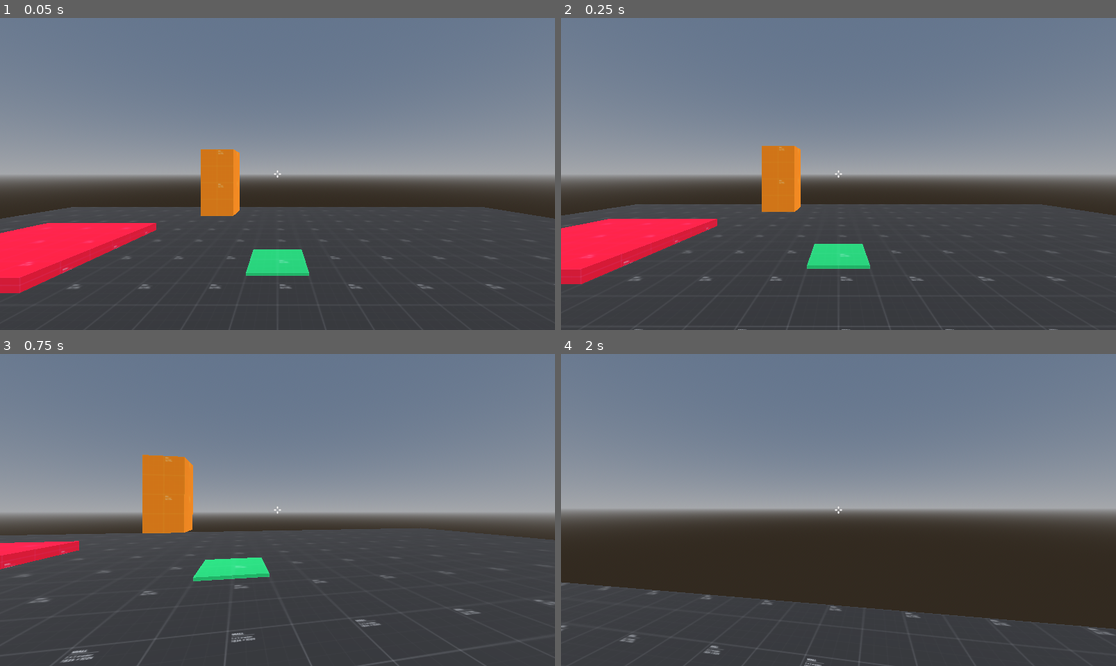
Above: before the commit, frames 1-4 (two rows, left to right).
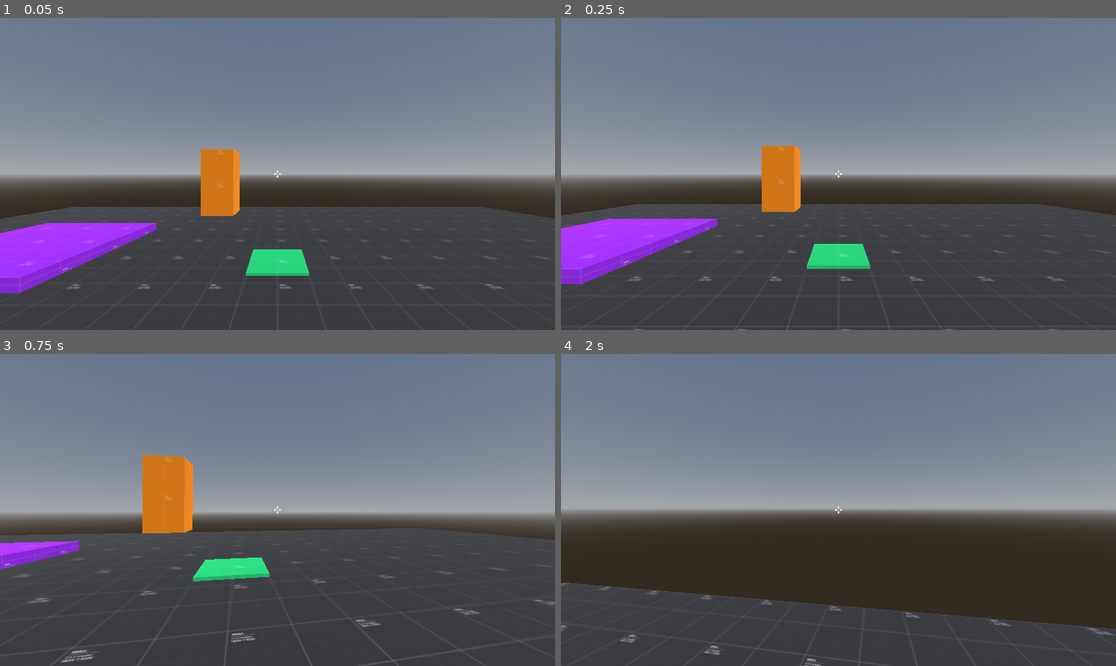
Above: after the commit, the same moments.

Repository: Tresillo/FlawedPhantasms
Game: Godot game, scene res://Scenes/main.tscn
Two runs of this game, one before a commit and one after it. Both use one fixed random seed, a clock stepped at 60 frames per second and the inputs below.
Inputs (mouse positions are in pixels of both pictures, inside the frame that each line leads up to):
- Up to frame 1 (0.05 s): no input
- Up to frame 2 (0.25 s): no input
- Up to frame 3 (0.75 s): tap Enter at 0.5 s; move the mouse to (305, 510) at 0.52 s; hold W (move_forward) from 0.53 s (still down); hold Ctrl (crouch) from 0.53 s (still down)
- Up to frame 4 (2 s): keep holding W (move_forward); tap Space (jump) at 0.77, 1.52 s; move the mouse to (810, 510) at 1.27 s; release Ctrl (crouch) at 1.28 s; click (810, 510) at 1.35 s

The runs differ from the first frame. In frame 1, 3.7% of the frame differs, in the area x 0-29%, y 65-89%; in frame 2, 3.5%; in frame 3, 0.8%; in frame 4, nothing differs.

Commit message:
Changed visibility mask when changing player

Diff:
--- a/Prefabs/Button.tscn
+++ b/Prefabs/Button.tscn
@@ -15,6 +15,7 @@
 
 [node name="Button" type="StaticBody3D"]
 script = ExtResource("1_12ake")
+visibility_flags = 1
 
 [node name="MeshInstance3D" type="MeshInstance3D" parent="."]
 transform = Transform3D(1, 0, 0, 0, 1, 0, 0, 0, 1, 0, 0.05, 0)
--- a/Prefabs/Door.tscn
+++ b/Prefabs/Door.tscn
@@ -7,7 +7,6 @@
 
 [sub_resource type="BoxShape3D" id="BoxShape3D_s64ro"]
 resource_local_to_scene = true
-size = Vector3(1, 2, 1)
 
 [sub_resource type="StandardMaterial3D" id="StandardMaterial3D_a435a"]
 resource_local_to_scene = true
@@ -17,7 +16,6 @@
 [sub_resource type="BoxMesh" id="BoxMesh_y3aqa"]
 resource_local_to_scene = true
 material = SubResource("StandardMaterial3D_a435a")
-size = Vector3(1, 2, 1)
 
 [sub_resource type="ShaderMaterial" id="ShaderMaterial_j35qi"]
 resource_local_to_scene = true
@@ -27,7 +25,6 @@
 
 [sub_resource type="BoxMesh" id="BoxMesh_56by1"]
 resource_local_to_scene = true
-size = Vector3(1, 2, 1)
 
 [sub_resource type="ShaderMaterial" id="ShaderMaterial_mt6bf"]
 resource_local_to_scene = true
@@ -37,11 +34,11 @@
 
 [sub_resource type="BoxMesh" id="BoxMesh_eii0i"]
 resource_local_to_scene = true
-size = Vector3(1, 2, 1)
 
 [node name="Door" type="AnimatableBody3D"]
 script = ExtResource("1_2eu81")
 display_material = ExtResource("2_uuxgq")
+visibility_flags = 1
 
 [node name="CollisionShape3D" type="CollisionShape3D" parent="."]
 shape = SubResource("BoxShape3D_s64ro")
--- a/Prefabs/Player.tscn
+++ b/Prefabs/Player.tscn
@@ -34,6 +34,7 @@
 script = ExtResource("1_ylgb0")
 
 [node name="MeshInstance3D" type="MeshInstance3D" parent="."]
+layers = 1048575
 mesh = SubResource("CapsuleMesh_8iuk3")
 
 [node name="CameraMarker" type="Marker3D" parent="."]
--- a/Scenes/main.tscn
+++ b/Scenes/main.tscn
@@ -1,11 +1,14 @@
-[gd_scene load_steps=15 format=3 uid="uid://c4nwd8easbfil"]
+[gd_scene load_steps=21 format=3 uid="uid://c4nwd8easbfil"]
 
 [ext_resource type="Material" path="res://Assets/Placeholder/ph_mat_dark.tres" id="1_fgs6r"]
 [ext_resource type="PackedScene" uid="uid://di71bbsg7rxa0" path="res://Prefabs/Door.tscn" id="1_sq1d0"]
+[ext_resource type="Material" path="res://Assets/Placeholder/ph_mat_green.tres" id="2_f3bkt"]
 [ext_resource type="PackedScene" uid="uid://d3jl2cm236pj4" path="res://Prefabs/Player.tscn" id="2_r76vy"]
-[ext_resource type="Texture2D" uid="uid://cwsokwbvoqao" path="res://Assets/crosshair.png" id="3_g6ekm"]
+[ext_resource type="Texture2D" uid="uid://cwsokwbvoqao" path="res://Assets/Sprites/crosshair.png" id="3_g6ekm"]
 [ext_resource type="PackedScene" uid="uid://d4fldk18r2dqt" path="res://Prefabs/Button.tscn" id="3_m1reu"]
 [ext_resource type="Material" path="res://Assets/Placeholder/ph_mat_red.tres" id="3_qn8pd"]
+[ext_resource type="Script" path="res://Scripts/MainCam.gd" id="6_4c7c8"]
+[ext_resource type="Material" path="res://Assets/Placeholder/ph_mat_purple.tres" id="6_bwavv"]
 [ext_resource type="Shader" path="res://Assets/Shaders/CameraLens.gdshader" id="6_sfcsg"]
 
 [sub_resource type="WorldBoundaryShape3D" id="WorldBoundaryShape3D_pa44s"]
@@ -23,6 +26,14 @@
 [sub_resource type="Environment" id="Environment_ikmig"]
 background_mode = 2
 sky = SubResource("Sky_qtouo")
+
+[sub_resource type="BoxShape3D" id="BoxShape3D_amfmh"]
+
+[sub_resource type="BoxMesh" id="BoxMesh_hgnt1"]
+material = ExtResource("2_f3bkt")
+
+[sub_resource type="BoxMesh" id="BoxMesh_l3ffo"]
+material = ExtResource("3_qn8pd")
 
 [sub_resource type="ShaderMaterial" id="ShaderMaterial_twcwy"]
 render_priority = 0
@@ -47,27 +58,49 @@
 shape = SubResource("WorldBoundaryShape3D_pa44s")
 
 [node name="MeshInstance3D" type="MeshInstance3D" parent="World/StaticBody3D"]
+layers = 3
 mesh = SubResource("QuadMesh_h6nuq")
 
 [node name="WorldEnvironment" type="WorldEnvironment" parent="World"]
 environment = SubResource("Environment_ikmig")
+
+[node name="VisibilityTest1" type="StaticBody3D" parent="World"]
+transform = Transform3D(1, 0, 0, 0, 1, 0, 0, 0, 1, 6.03424, 0.541813, -1.20058)
+
+[node name="CollisionShape3D" type="CollisionShape3D" parent="World/VisibilityTest1"]
+shape = SubResource("BoxShape3D_amfmh")
+
+[node name="MeshInstance3D" type="MeshInstance3D" parent="World/VisibilityTest1"]
+mesh = SubResource("BoxMesh_hgnt1")
+
+[node name="VisibilityTest2" type="StaticBody3D" parent="World"]
+transform = Transform3D(1, 0, 0, 0, 1, 0, 0, 0, 1, 6.03424, 0.541813, -1.20058)
+
+[node name="CollisionShape3D" type="CollisionShape3D" parent="World/VisibilityTest2"]
+shape = SubResource("BoxShape3D_amfmh")
+
+[node name="MeshInstance3D" type="MeshInstance3D" parent="World/VisibilityTest2"]
+transform = Transform3D(1, 0, 0, 0, 1, 0, 0, 0, 1, 0, 0, 1.71919)
+layers = 2
+mesh = SubResource("BoxMesh_l3ffo")
 
 [node name="Interactables" type="Node3D" parent="."]
 
 [node name="Button" parent="Interactables" node_paths=PackedStringArray("connected_objects") instance=ExtResource("3_m1reu")]
 transform = Transform3D(1, 0, 0, 0, 1, 0, 0, 0, 1, 0, -0.0515308, -3.71683)
 connected_objects = [NodePath("../Door"), NodePath("../Door2")]
+visibility_flags = 3
 
 [node name="Door" parent="Interactables" instance=ExtResource("1_sq1d0")]
 transform = Transform3D(1, 0, 0, 0, 1, 0, 0, 0, 1, -1.82393, 1.35163, -6.63135)
 size = Vector3(1, 2, 1)
+visibility_flags = 3
 final_offset = Vector3(3, 0, 0)
-speed = 1.0
 
 [node name="Door2" parent="Interactables" instance=ExtResource("1_sq1d0")]
 transform = Transform3D(1, 0, 0, 0, 1, 0, 0, 0, 1, -4.88235, 0.151161, -4.16717)
 size = Vector3(3, 0.2, 3)
-display_material = ExtResource("3_qn8pd")
+display_material = ExtResource("6_bwavv")
 final_offset = Vector3(-2, 3, -1)
 speed = 3.0
 
@@ -77,7 +110,8 @@
 
 [node name="MainCam" type="Camera3D" parent="Player"]
 unique_name_in_owner = true
-cull_mask = 1047553
+cull_mask = 1
+script = ExtResource("6_4c7c8")
 
 [node name="CamLens" type="MeshInstance3D" parent="Player/MainCam"]
 transform = Transform3D(1, 0, 0, 0, 1, 0, 0, 0, 1, 0, -1.02808, 0)
@@ -87,6 +121,7 @@
 
 [node name="Player2" parent="." instance=ExtResource("2_r76vy")]
 transform = Transform3D(1, 0, 0, 0, 1, 0, 0, 0, 1, 0, 0.930163, 6.05695)
+_vis_layer_id = 2
 
 [node name="CanvasLayer" type="CanvasLayer" parent="."]
 
--- a/Scripts/Button.gd
+++ b/Scripts/Button.gd
@@ -1,6 +1,7 @@
 extends StaticBody3D
 
 @export var connected_objects: Array[Door]
+@export_flags_3d_render var visibility_flags
 
 var _pressed: bool
 
@@ -10,6 +11,8 @@
 
 func _ready():
 	_pressed = false
+	($MeshInstance3D as MeshInstance3D).layers = visibility_flags
+
 	($Activation as Area3D).body_entered.connect(func(body): manage_button(true, body))
 	($Activation as Area3D).body_exited.connect(func(body): manage_button(false, body))
 
--- a/Scripts/Door.gd
+++ b/Scripts/Door.gd
@@ -15,7 +15,7 @@
 		display_material = val
 		if find_child("MeshInstance3D") != null:
 			$MeshInstance3D.mesh.material = val
-@export var visibility_layers: Array = [1]
+@export_flags_3d_render var visibility_flags
 
 @export_category("Movement Properties")
 @export var final_offset: Vector3 = Vector3(0,0,0):
@@ -45,6 +45,7 @@
 		$EditorVisualisation.visible = false
 		check_movement_by_lerp(0.0)
 		_init_pos = global_position
+		($MeshInstance3D as MeshInstance3D).layers = visibility_flags
 
 
 func _process(delta):
--- /dev/null
+++ b/Scripts/MainCam.gd
@@ -0,0 +1,21 @@
+extends Camera3D
+
+var _cur_mask_id: int = 1
+
+
+func _ready():
+	for i in range(1,21):
+		set_cull_mask_value(i, false)
+
+	set_cull_mask_value(1, true)
+	_cur_mask_id = 1
+
+
+func update_cull_mask(new_id: int):
+	if new_id >= 1 and new_id <= 20:
+		set_cull_mask_value(_cur_mask_id, false)
+		set_cull_mask_value(new_id, true)
+
+		_cur_mask_id = new_id
+	else:
+		push_error("Visibility cull mask for main cam is set out of range (" + str(new_id) + ")")
--- a/Scripts/Player.gd
+++ b/Scripts/Player.gd
@@ -22,7 +22,8 @@
 @export_category("Brain Change Properties")
 @export var _disabled: bool = true
 @export var _staring_player: bool
-@export var cam_material: Material
+@export var _cam_material: Material
+@export_range(1,20,1) var _vis_layer_id: int
 
 var player_cam: Camera3D
 @onready var gravity: float = -ProjectSettings.get_setting("physics/3d/default_gravity")
@@ -39,6 +40,7 @@
 	player_cam = null
 
 	if _staring_player:
+		%MainCam.update_cull_mask(_vis_layer_id)
 		adopt_main_cam(%MainCam)
 
 
@@ -200,9 +202,9 @@
 	).set_delay(1.0)
 	transfer_tween.tween_callback(func():
 			target.adopt_main_cam(player_cam)
+			player_cam.update_cull_mask(target._vis_layer_id)
 			target._disabled = false
 			Input.mouse_mode = Input.MOUSE_MODE_CAPTURED
-			#target.player_cam = player_cam
 			player_cam = null
 	)
 
--- a/project.godot
+++ b/project.godot
@@ -13,7 +13,7 @@
 config/name="PhantasmalPerspectives"
 run/main_scene="res://Scenes/main.tscn"
 config/features=PackedStringArray("4.2", "Forward Plus")
-config/icon="res://Assets/icon.svg"
+config/icon="res://Assets/Sprites/icon.svg"
 
 [input]
 
Renamed: Assets/crosshair.png -> Assets/Sprites/crosshair.png
Not shown, changed: Assets/Sprites/crosshair.png.import
Renamed: Assets/icon.svg -> Assets/Sprites/icon.svg
Not shown, changed: Assets/Sprites/icon.svg.import
